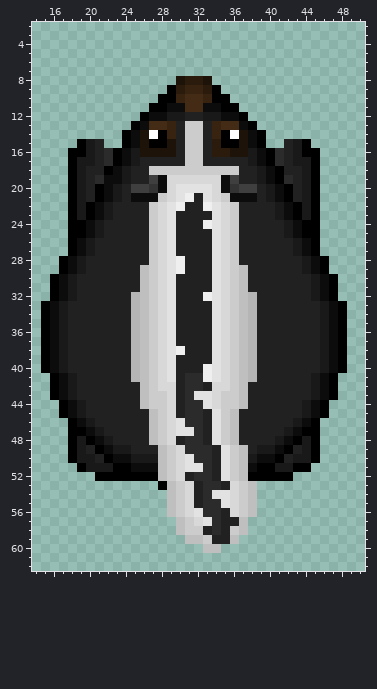
One commit to this pixel-art sprite: kloft_lynn_PA9/sprites/skunk.png. Above is the file before it was changed.
The file is 64x64 pixels. Colours within 5 levels of each other are drawn and written as one. Shown: x 14..50, y 2..62.
Once edited:
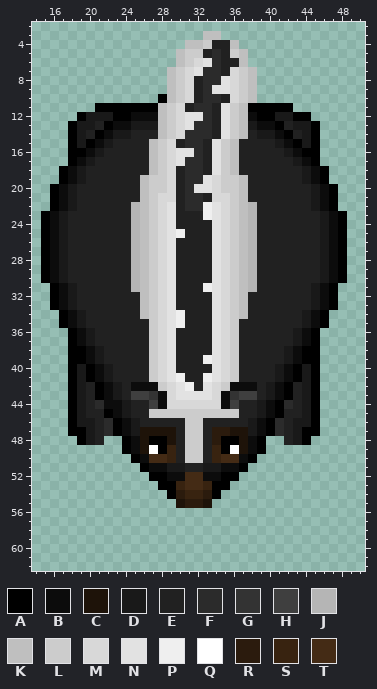
Palette (. is transparent): A #000000  B #0c0c0c  C #1e1309  D #191919  E #212121  F #2b2b2b  G #333333  H #3f3f3f  J #b5b5b5  K #bfbfbf  L #cccccc  M #d8d8d8  N #e2e2e2  P #efefef  Q #ffffff  R #2b1b0d  S #382310  T #442b15
Change:
Changed rows in their new state; - is an unchanged pixel.
first column x 15:
 3 ------------------KK--------------
 4 ----------------KKLEEK------------
 5 ---------------KLLEFELK-----------
 6 ---------------KLMNFEEK-----------
 7 --------------KLMNFFEMLK----------
 8 --------------KLMEFFNMLK----------
 9 --------------KLMEFNNMLK----------
10 --------------KLMEFFEMLK----------
11 ------AAAAAA-KLMEFFENLKAAAAA------
12 ----ADDDAABB-KLMNNFENLKBAADDAA----
13 ---ADDEABBDDDKLMNFFENLKDBBAEDDA---
14 ---ADEABDDEEEKLMFFFENLKEDDBAEDA---
15 ---ADABDEEEEKLM-FF-NLKEEEEDBADA---
16 -----BDEEEEEKLMNNF-NLKEEEEEDB-----
17 ----B--EEEE-KLMNFF-NLK-EEEE--B----
18 --AB---EEE--K-MEFFEN-K--EEE---BA--
19 --AB--EEEE-KLL-EFFN-LLK-EEEE--BA--
20 -ABDE-EEE-EKLL-EF---LLKE-EEE-EDBA-
21 -ABDE-EEE-EKLM-EFFE-MLKE-EEE-EDBA-
22 -ABDEEEE--JK---EFF----KJ--EEEEDBA-
23 ABDEEEEE--JK------P---KJ--EEEEEDBA
24 ABDEEEE---JK------E---KJ---EEEEDBA
25 ABDEEEE---JK---P------KJ---EEEEDBA
26 ABDEEE----JK----------KJ----EEEDBA
27 ABDEEE----JK----------KJ----EEEDBA
28 ABDEE-----JK---E------KJ-----EEDBA
29 ABDEE-----J----E-------J-----EEDBA
30 ABDE------J------------J------EDBA
31 ----------J-------P----J----------
32 ----------E-------E----E----------
33 .ABD------E------------E------DBA.
34 ..ABD-----E----P-------E-----DBA..
35 ..ABD-----EE---P------EE-----DBA..
36 ...ABD----EE----------EE----DBA...
37 ...ABD----EE----------EE----DBA...
38 ...AABD---EE---E------EE---DBAA...
39 ...AABD---EE------P---EE---DBAA...
40 ...ADABD--EE------E---EE--DBADA...
41 -..ADABD--EE---PEE----EE--DBADA..-
42 -..AD-ABD-BBBL-NPEN-LBBB-DBA-DA..-
43 -..AD-ABD-HHGB-NN---BGHH-DBA-DA..-
44 --.A--FBBD-EHB-MMMM-BHE-DBAF--A.--
45 --.A---ABD--L-LLLLLL-L--DBA---A.--
46 ----D--FABD-EEEELL-EEE-DBAF--D----
47 -----DEFABDCCCCELL-RRCCDBAFED-----
48 ---.ADE..ABCAAC-LL-RAACBA..EDA.---
49 ---......ABCQASELLESAQCBA......---
50 ---.......ABTTSELLESTTBA.......---
51 ----.......A-BDDEEDDBBA.......----
52 ------......-ABBTTBBAA......------
53 --------------ASTTSAA...----------
54 --------------ARSSRA....----------
55 --------------.CRRC.....----------
56 --------------..........----------
57 ---------------........-----------
58 ---------------........-----------
59 ----------------......------------
60 ------------------..--------------
Boxes around the changes in both pictures, in picture pixels (x1, y1, x2, y2):
changed: (41, 31, 347, 553)
